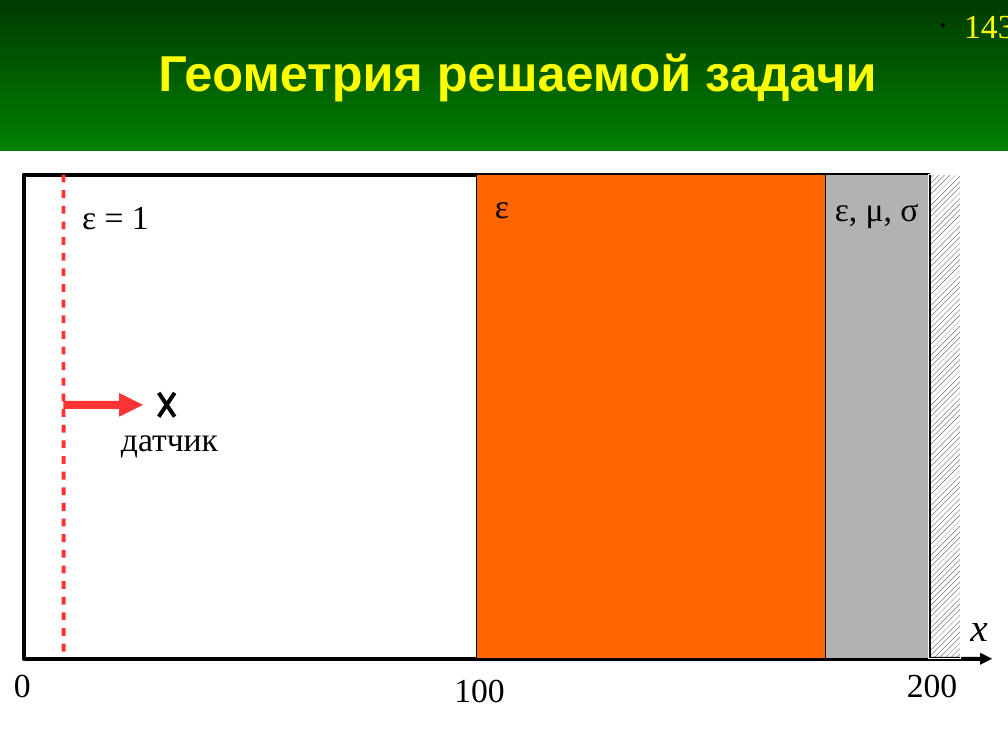
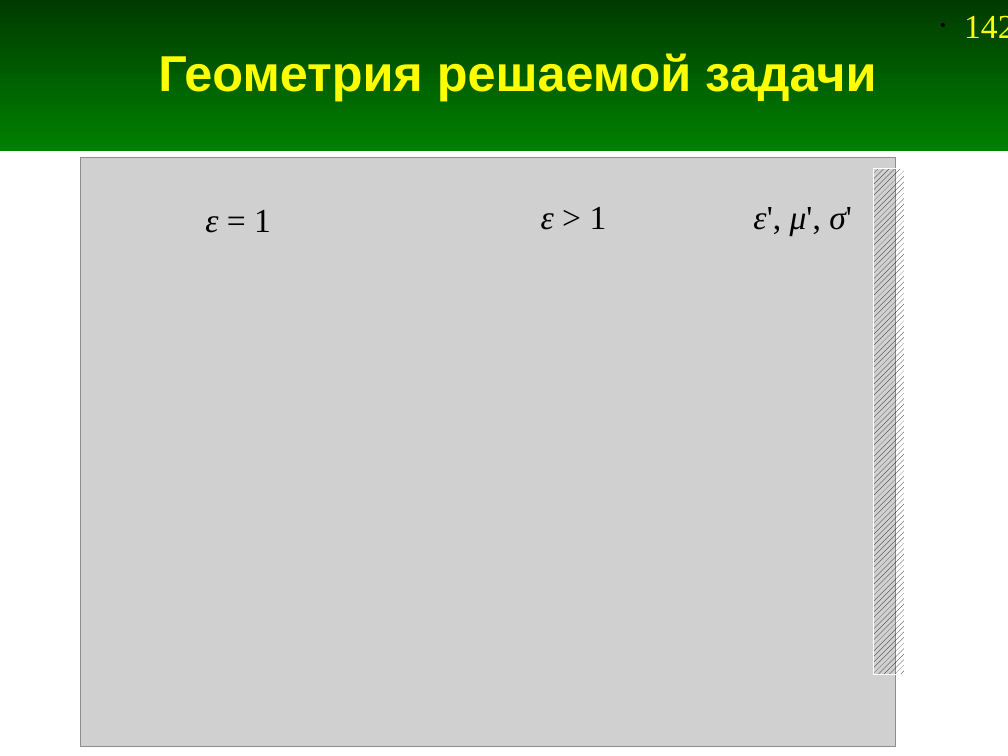
Before and after one commit to andris0147sv/modelling, a slide deck: slide 142 of presentations/2. FDTD.odp (slide 143 before the commit). Drawn at 1008x756 pixels with LibreOffice and Linux fonts; fonts in the diff are those of the drawing; grey boxes stand for pictures. Boxes give left, top, right and bottom in pixels: in the first picture for what was removed or moved away, otherwise in the second. Text is boxed around its words. In the diff, an @@ line names an element or a change of style, - is before the commit and + after.

```diff
--- a/presentations/2. FDTD.odp
+++ b/presentations/2. FDTD.odp
@@ page number at bbox=[964, 15, 1008, 38]: text changed @@
-• 143
+• 142
@@ rectangle removed at bbox=[24, 174, 929, 658] @@
@@ line removed from (64, 174) to (64, 659) @@
@@ picture added at bbox=[81, 157, 896, 747] @@
@@ rectangle removed at bbox=[476, 174, 825, 658] @@
@@ rectangle removed at bbox=[826, 174, 928, 658] @@
@@ rectangle: place and size @@
-rectangle at bbox=[928, 174, 960, 658]
+rectangle at bbox=[873, 168, 904, 674]
@@ text "ε = 1": place and size @@
-text "ε = 1" at bbox=[82, 206, 149, 230]
+text "ε = 1" at bbox=[205, 210, 271, 233]
@@ text "ε = 1" at bbox=[205, 210, 271, 233]: italic on in "ε" @@
@@ text at bbox=[541, 207, 607, 230]: text changed @@
-ε
+ε > 1
@@ text at bbox=[753, 207, 852, 235]: text changed @@
-ε, μ, σ
+ε', μ', σ'
@@ arrow removed from (64, 405) to (143, 405) @@
@@ line removed from (158, 393) to (174, 416) @@
@@ line removed from (174, 393) to (158, 416) @@
@@ text removed at bbox=[121, 435, 218, 457] @@
-датчик
@@ text removed at bbox=[970, 623, 987, 641] @@
-x
@@ arrow removed from (928, 659) to (992, 659) @@
@@ text removed at bbox=[14, 674, 31, 698] @@
-0
@@ text removed at bbox=[454, 679, 504, 703] @@
-100
@@ text removed at bbox=[907, 674, 957, 698] @@
-200
```
Also in this commit, not shown: 20 other slides changed, 2 slides added, 3 slides removed, 9 other files.
